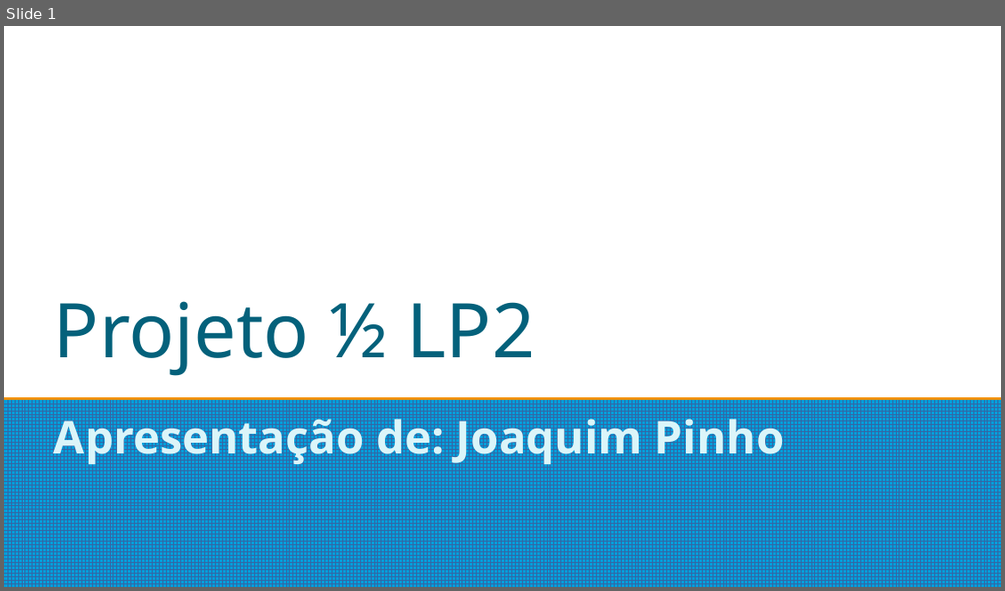
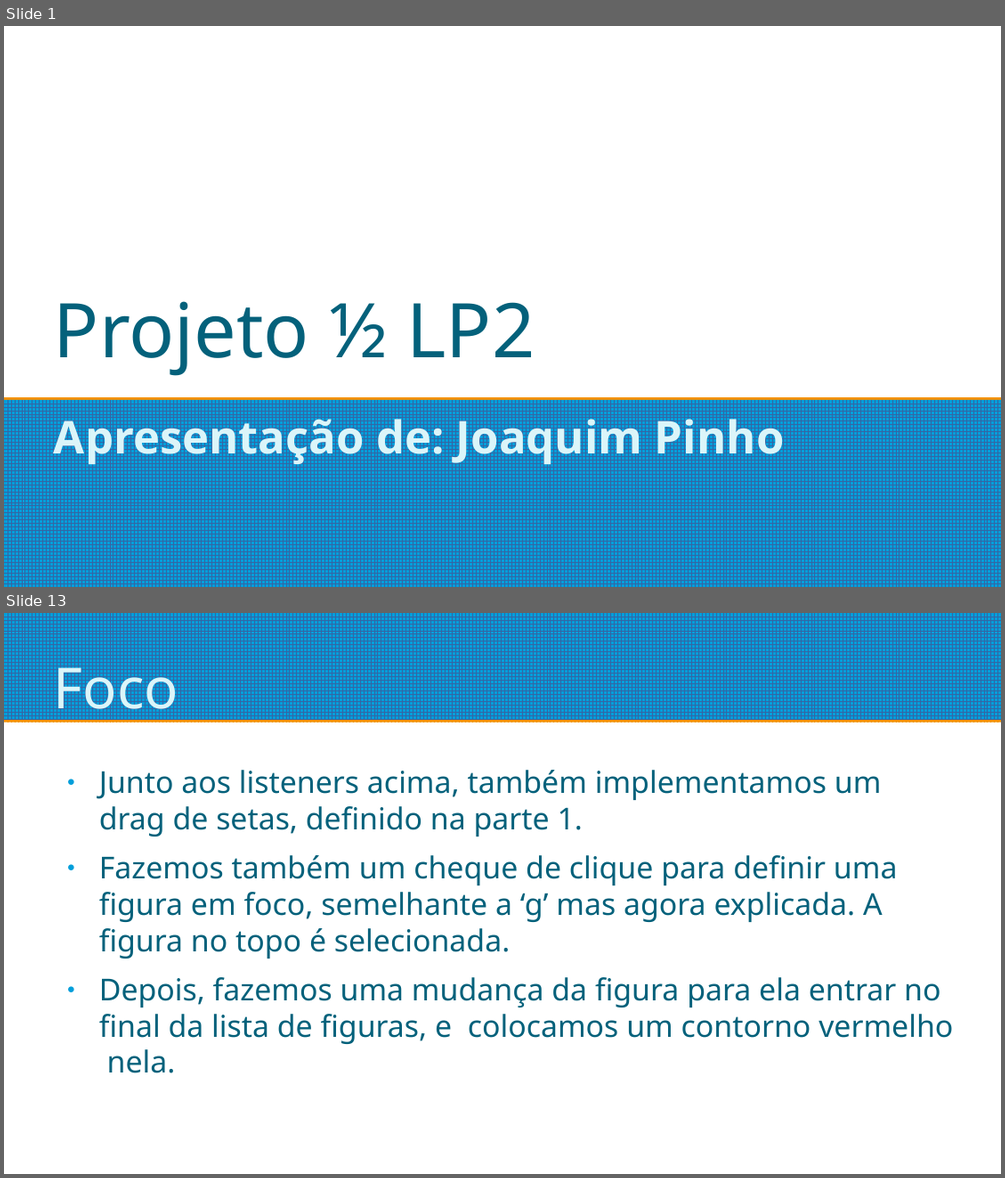
Before and after one commit to Joaquim-Pinho/LP2, a slide deck: Projeto1de2/SlideProjeto1de2.odp. Shown one above the other, each under a label of ours: slide 1 before the commit, slides 1 and 13 after it; the slides between them are not shown. The pictures are 1005x591 and 1005x1178 pixels, drawn with LibreOffice and Linux fonts; fonts in the diff are those of the drawing. Boxes give left, top, right and bottom in pixels: in the first picture for what was removed or moved away, otherwise in the second. Text is boxed around its words. In the diff, an @@ line names an element or a change of style, - is before the commit and + after.

```diff
--- a/Projeto1de2/SlideProjeto1de2.odp
+++ b/Projeto1de2/SlideProjeto1de2.odp
@@ slide 13 added at [4, 613, 1001, 1174], background #FFFFFF @@
@@ rectangle added at [4, 613, 1001, 720], fill pattern #3465A4 on #009EDA @@
@@ title added at [54, 655, 178, 723], 45 pt, text #DBF5F9 @@
+Foco
@@ text added at [99, 770, 953, 1073], 24 pt, text #04617B @@
+● Junto aos listeners acima, também implementamos um drag de setas, definido na parte 1.
+● Fazemos também um cheque de clique para definir uma figura em foco, semelhante a ‘g’ mas agora explicada. A figura no topo é selecionada.
+● Depois, fazemos uma mudança da figura para ela entrar no final da lista de figuras, e colocamos um contorno vermelho nela.
```
Also in this commit, not shown: 14 other slides added, 3 slides removed, 14 other files.
